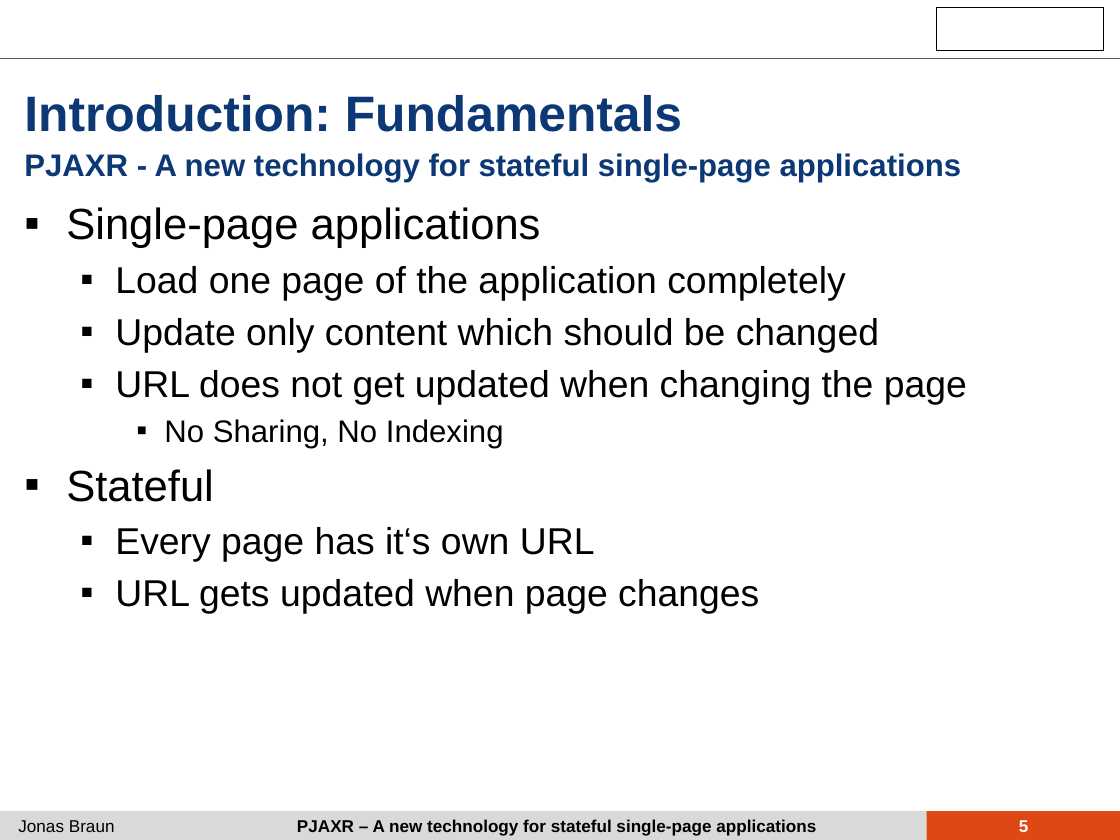
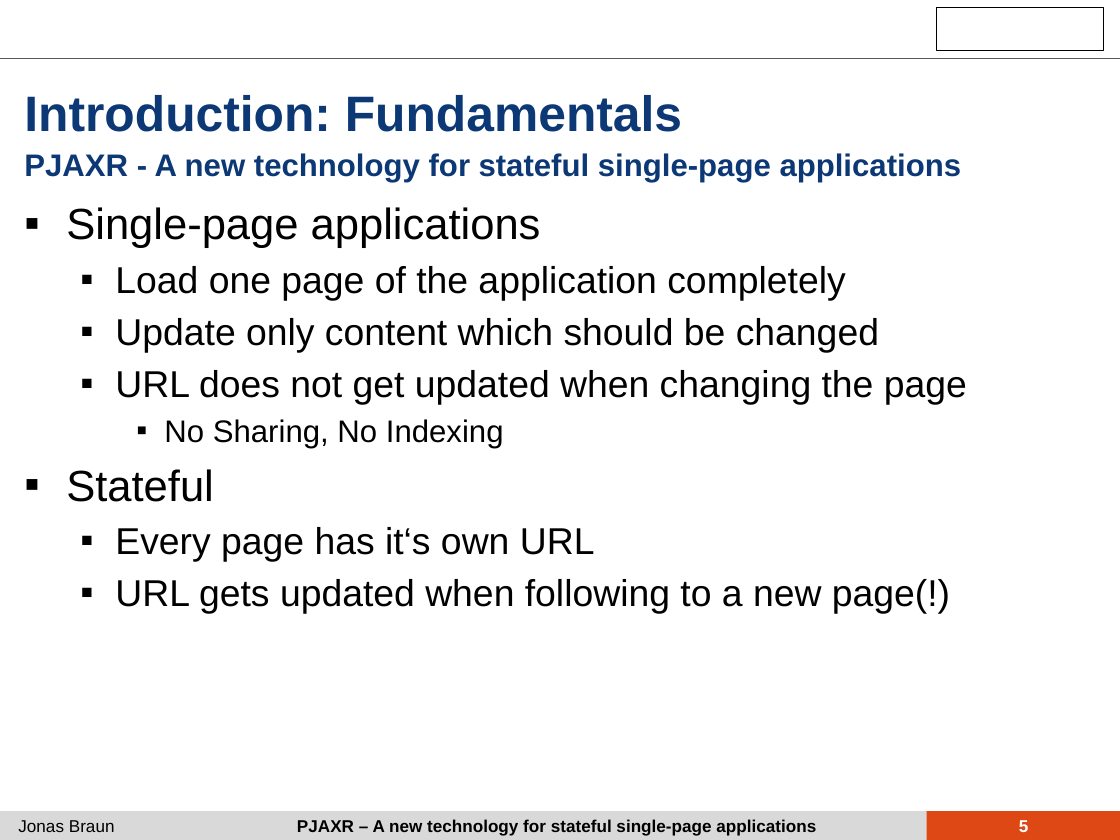
Before and after one commit to iekadou/bachelor-thesis, a slide deck: slide 5 of colloquium/colloquium.pptx. Drawn at 1120x840 pixels with LibreOffice and Linux fonts; fonts in the diff are those of the drawing; background and template pictures are left out. Boxes give left, top, right and bottom in pixels: in the first picture for what was removed or moved away, otherwise in the second. Text is boxed around its words. In the diff, an @@ line names an element or a change of style, - is before the commit and + after.

```diff
--- a/colloquium/colloquium.pptx
+++ b/colloquium/colloquium.pptx
@@ text at (x1=115, y1=579, x2=950, y2=614): text changed @@
-  ▪ URL gets updated when page changes
+  ▪ URL gets updated when following to a new page(!)
```
Also in this commit, not shown: 4 other slides changed, 54 other files.
